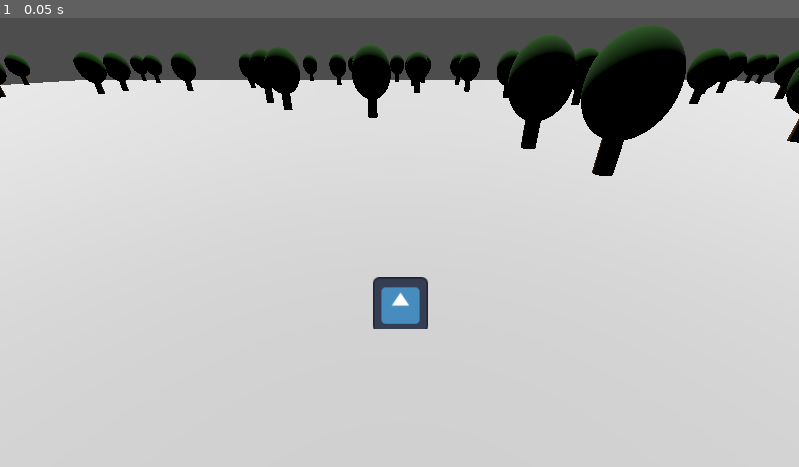
Above: before the commit, frame 1.
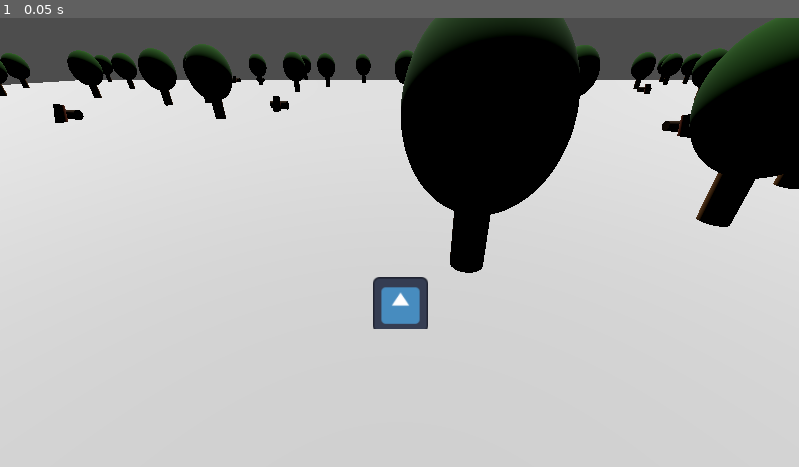
Above: after the commit, the same moment.

Repository: FablabMurat/GameJamMurat0324
Game: Godot game, scene res://terrain.tscn
The game is run twice, just before and just after one commit, with the same random seed, the same clock (stepped at 60 frames per second) and the same inputs. The engine's default icon, where the game draws it, is replaced by a stand-in: a white triangle on a blue panel in a dark square.
Inputs:
- Up to frame 1 (0.05 s): no input

The runs differ from the first frame. In frame 1, 17% of the frame differs, in the area x 0-100%, y 0-57%.

Commit message:
Préparation de la création des rochers

Diff:
--- a/terrain.gd
+++ b/terrain.gd
@@ -1,21 +1,26 @@
 extends Node3D
 
 const NBSAPINS = 100
+const NBBUCHES = 40
+const NBROCHERS = 80
 const SapinScene = preload("res://sapin.tscn")
+const BucheScene = preload("res://buche.tscn")
+const RocherScene = preload("res://buche.tscn")
 
 var camrot = 0.0
 
 # Called when the node enters the scene tree for the first time.
 func _ready():
 	createsapins()
+	createbuches()
 	pass # Replace with function body.
 
 func createsapins():
 	var x: int
 	var z: int
 	for i in range(NBSAPINS):
-		x = randi_range(-99,99)
-		z = randi_range(-99,99)
+		x = randf()*198-99
+		z = randf()*198-99
 		createsapin(x,z)
 
 func createsapin(x,z):
@@ -25,6 +30,40 @@
 	obs.position.x = x
 	obs.position.z = z
 	add_child(obs)
+
+
+func createbuches():
+	var x: int
+	var z: int
+	for i in range(NBBUCHES):
+		x = randf()*198-99
+		z = randf()*198-99
+		createbuche(x,z)
+
+func createbuche(x,z):
+	if abs(x) < 3 and abs(z) < 3:
+		return
+	var buche = BucheScene.instantiate()
+	buche.position.x = x
+	buche.position.z = z
+	add_child(buche)
+
+
+func createrochers():
+	var x: int
+	var z: int
+	for i in range(NBROCHERS):
+		x = randf()*198-99
+		z = randf()*198-99
+		createbuche(x,z)
+
+func createrocher(x,z):
+	if abs(x) < 3 and abs(z) < 3:
+		return
+	var buche = RocherScene.instantiate()
+	buche.position.x = x
+	buche.position.z = z
+	add_child(buche)
 
 func _unhandled_input(event):
 	if event is InputEventMouseMotion:
